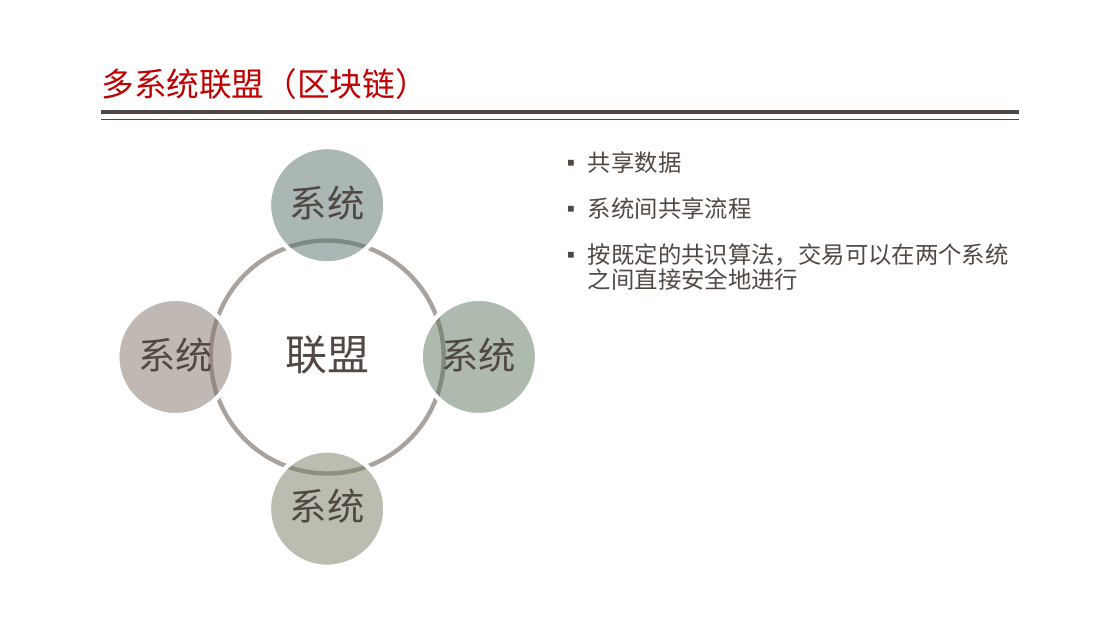
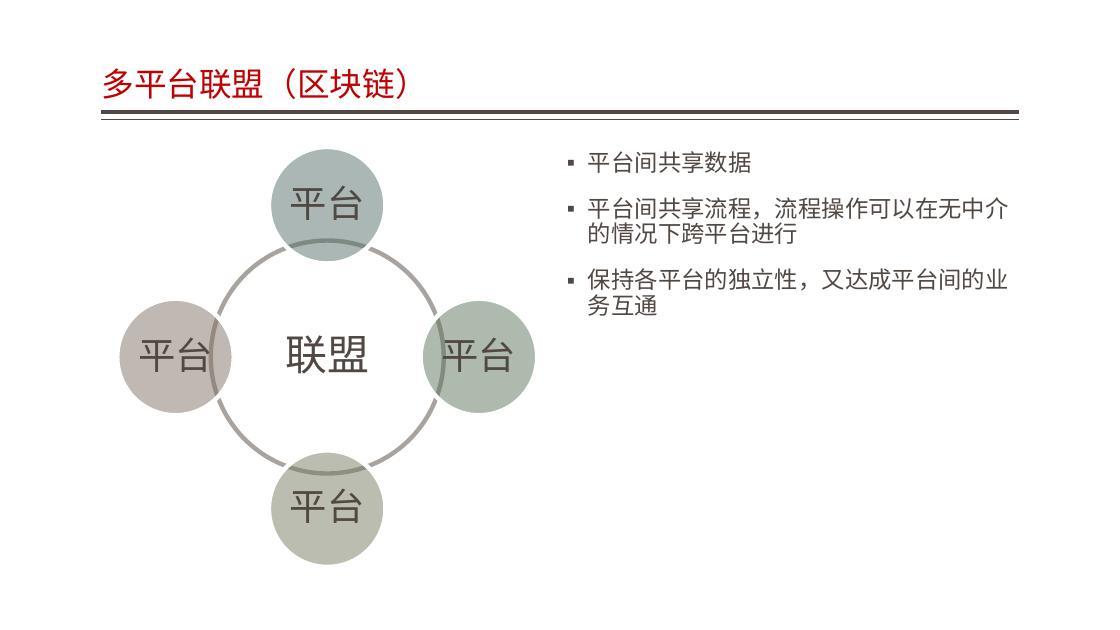
Before and after one commit to jzgi/chainsmart, a slide deck: slide 6 of Docs/品链应用参考设计.pptx. Drawn at 1120x630 pixels with LibreOffice and Linux fonts; fonts in the diff are those of the drawing. Boxes give left, top, right and bottom in pixels: in the first picture for what was removed or moved away, otherwise in the second. Text is boxed around its words. In the diff, an @@ line names an element or a change of style, - is before the commit and + after.

```diff
--- a/Docs/品链应用参考设计.pptx
+++ b/Docs/品链应用参考设计.pptx
@@ title at [101, 68, 427, 99]: text changed @@
-多系统联盟（区块链）
+多平台联盟（区块链）
@@ text at [588, 151, 1009, 316]: text changed @@
-▪ 共享数据
-▪ 系统间共享流程
-▪ 按既定的共识算法，交易可以在两个系统之间直接安全地进行
+▪ 平台间共享数据
+▪ 平台间共享流程，流程操作可以在无中介的情况下跨平台进行
+▪ 保持各平台的独立性，又达成平台间的业务互通
@@ text at [290, 186, 365, 220]: text changed @@
-系统
+平台
@@ text at [138, 331, 213, 379]: text changed @@
-系统
+平台
@@ text at [442, 331, 517, 379]: text changed @@
-系统
+平台
@@ text at [290, 489, 365, 523]: text changed @@
-系统
+平台
```
Also in this commit, not shown: 8 other slides changed, 2 slides added, 7 slides removed, 35 other files.
